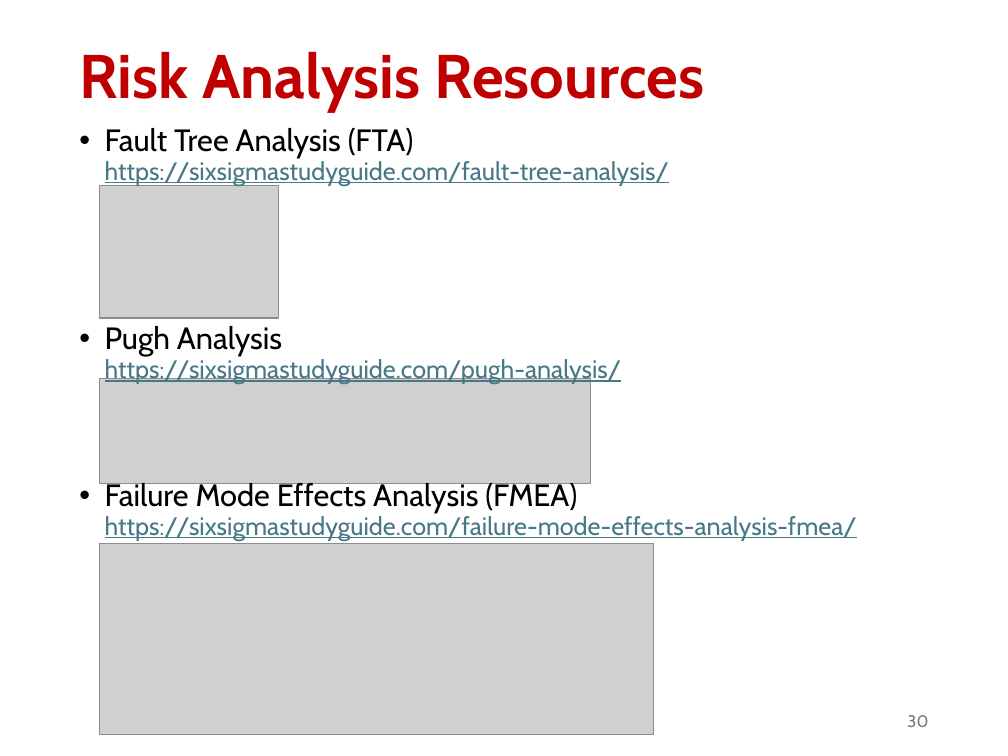
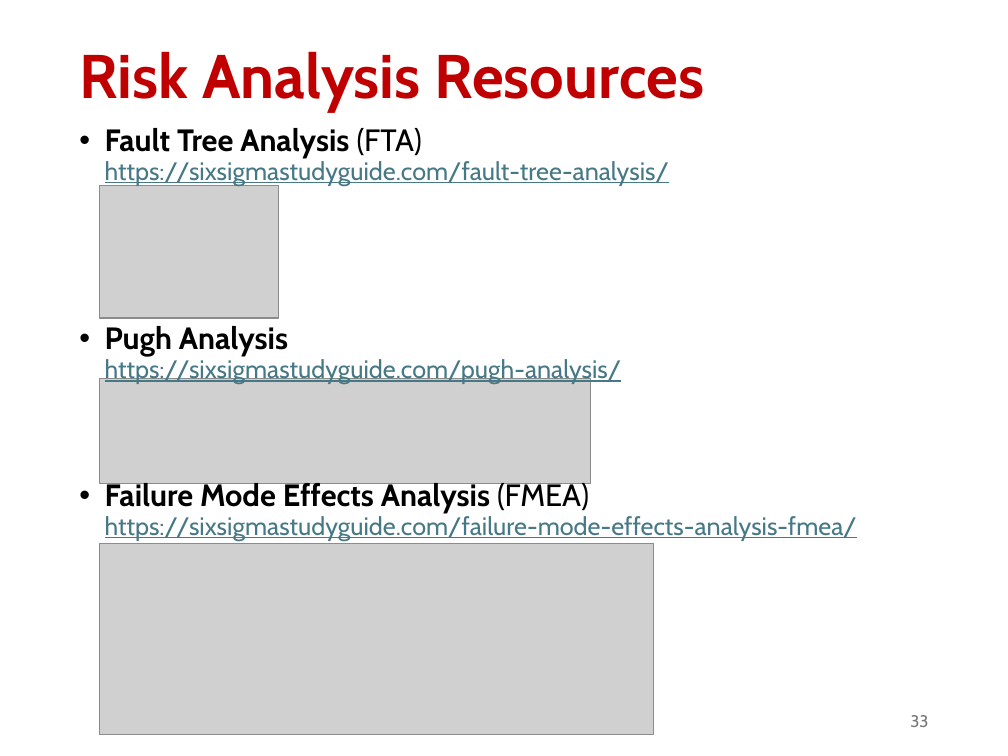
Before and after one commit to abuabara/abuabara.github.io, a slide deck: slide 33 of DAEN460S26/week9.pptx (slide 30 before the commit). Drawn at 1008x756 pixels with LibreOffice and Linux fonts; fonts in the diff are those of the drawing; grey boxes stand for pictures. Boxes give left, top, right and bottom in pixels: in the first picture for what was removed or moved away, otherwise in the second. Text is boxed around its words. In the diff, an @@ line names an element or a change of style, - is before the commit and + after.

```diff
--- a/DAEN460S26/week9.pptx
+++ b/DAEN460S26/week9.pptx
@@ text "Fault Tree Analysis (FTA) https://sixsigmastudyguide.com/fau ..." at box(105, 128, 857, 541): bold on in "Fault Tree Analysis", "Pugh Analysis", "Failure Mode Effects Analysis" @@
@@ page number at box(910, 715, 928, 727): text changed @@
-30
+33
```
Also in this commit, not shown: 7 other slides changed, 3 slides added, 1 other file.
